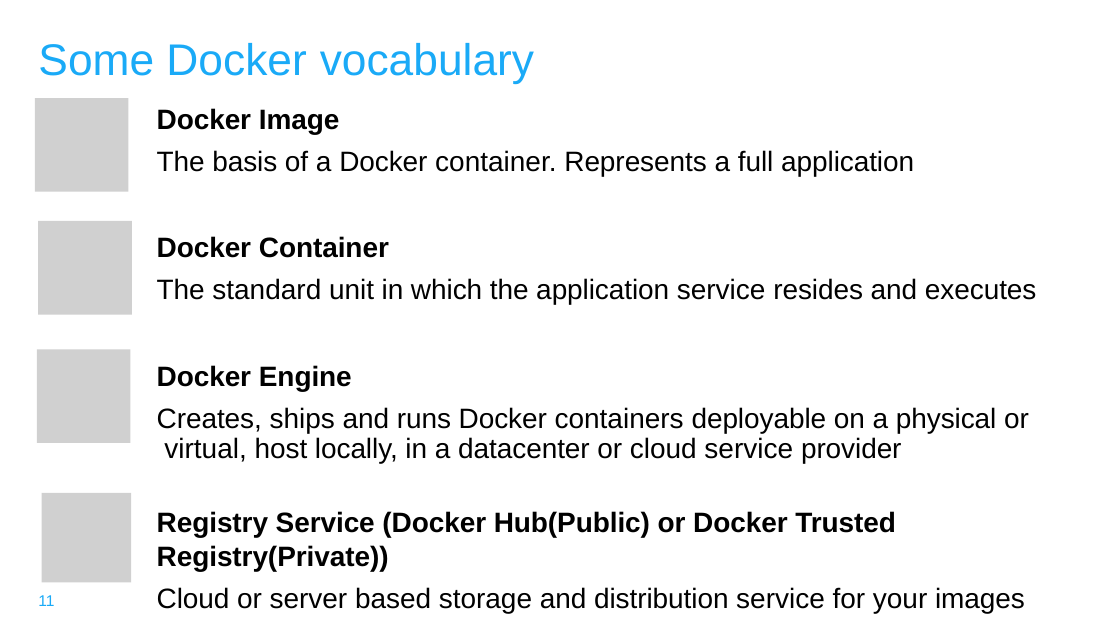
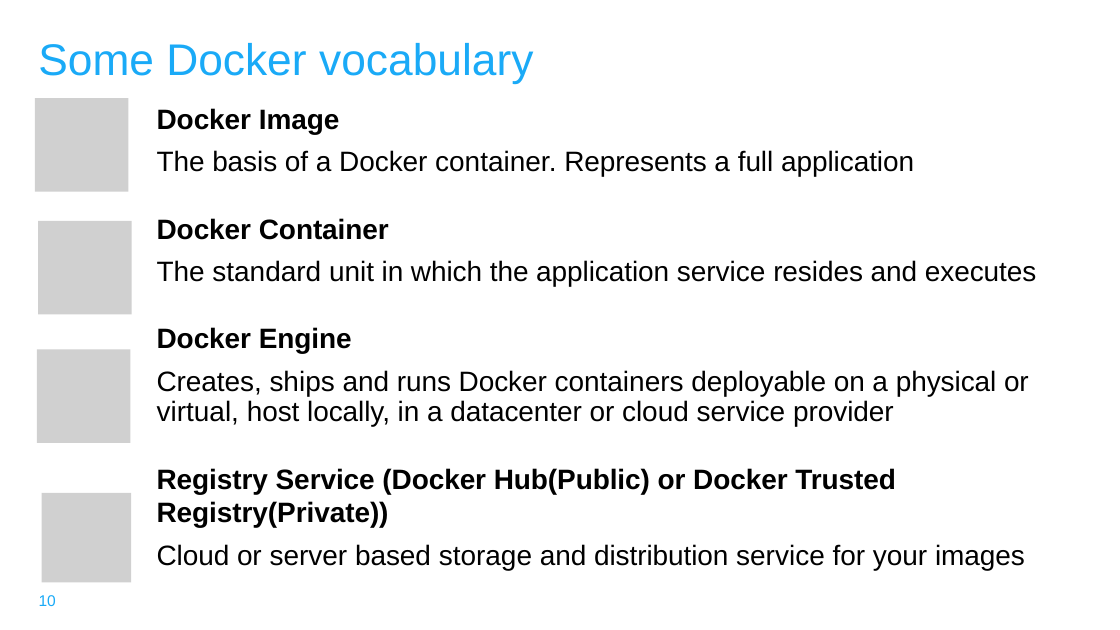
Before and after one commit to falcon-sky/containerization, a slide deck: slide 10 of Docker/Day1/docker_understanding.pptx (slide 11 before the commit). Drawn at 1120x630 pixels with LibreOffice and Linux fonts; fonts in the diff are those of the drawing; grey boxes stand for pictures; background and template pictures are left out. Boxes give left, top, right and bottom in pixels: in the first picture for what was removed or moved away, otherwise in the second. Text is boxed around its words. In the diff, an @@ line names an element or a change of style, - is before the commit and + after.

Commit message:
training docker

```diff
--- a/Docker/Day1/docker_understanding.pptx
+++ b/Docker/Day1/docker_understanding.pptx
@@ text "Docker Image" rewrapped from bbox=[157, 108, 1036, 613] to bbox=[157, 108, 1036, 570] @@
@@ page number removed at bbox=[38, 595, 54, 606] @@
-11
@@ page number added at bbox=[39, 595, 56, 606], 10 pt, text #1AAAF7 @@
+10
```
Also in this commit, not shown: 20 other slides changed, 1 slide added, 1 slide removed, 16 other files.
